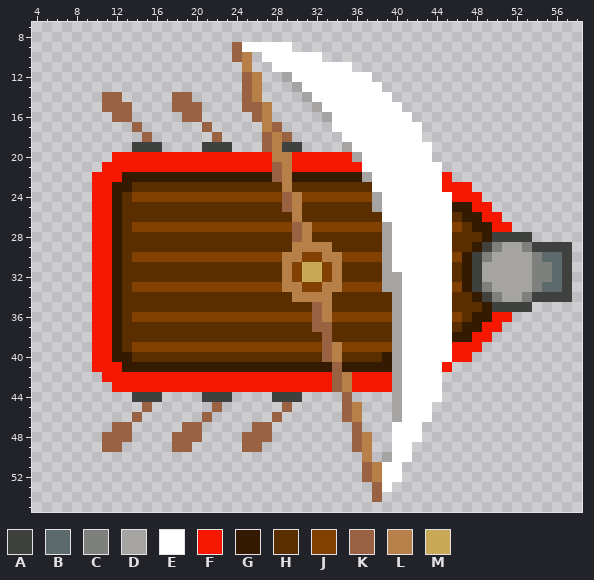
A pixel-art sprite gets an edit: Unreal/Content/ship1_4.png. The picture above was drawn from the file before the commit.
The file is 192x192 pixels, drawn in blocks of 3x3; one block is one cell here. Shown: x 4..58, y 7..55.
Palette (. is transparent): A #3e413e  B #5c6a6c  C #7d807d  D #a6a4a3  E #ffffff  F #f61700  G #331a00  H #5b2e00  J #824100  K #996343  L #b78048  M #c8a955
Pixels before (only the part around the change), first column x 4:
 7 ..........
 8 ..........
 9 ..........
10 ..........
11 ..........
12 ..........
13 ..........
14 .......KK.
15 .......KKK
16 ........KK
17 ..........
18 ..........
19 ..........
20 ........FF
21 .......FFF
22 ......FFFG
23 ......FFGG
24 ......FFGH
25 ......FFGH
26 ......FFGH
27 ......FFGH
28 ......FFGH
29 ......FFGH
30 ......FFGH
31 ......FFGH
32 ......FFGH
33 ......FFGH
34 ......FFGH
35 ......FFGH
36 ......FFGH
37 ......FFGH
38 ......FFGH
39 ......FFGH
40 ......FFGG
41 ......FFFG
42 .......FFF
43 ........FF
44 ..........
45 ..........
46 ..........
47 ........KK
48 .......KKK
49 .......KK.
50 ..........
51 ..........
52 ..........
53 ..........
54 ..........
55 ..........
And afterwards:
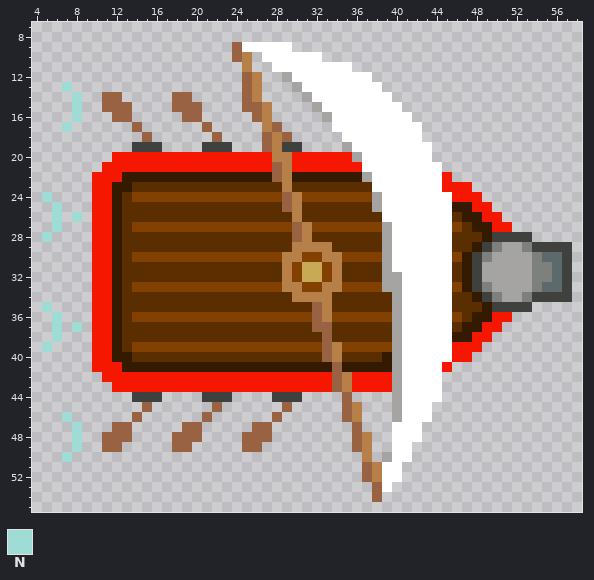
Colours new in this view: N #9fdcd5
From old to new:
Changed rows in their new state; - is an unchanged pixel.
first column x 7:
13 N-
14 -N
15 -N
16 -N
17 N-
first column x 5:
24 N---
25 -N--
26 -N-N
27 -N--
28 N---
first column x 5:
35 N---
36 -N--
37 -N-N
38 -N--
39 N---
first column x 7:
46 N-
47 -N
48 -N
49 -N
50 N-
Changed places in both pictures, as pixel boxes (x1, y1, x2, y2):
added: (62, 82, 82, 132)
added: (42, 192, 82, 242)
added: (42, 302, 82, 352)
added: (62, 412, 82, 462)
